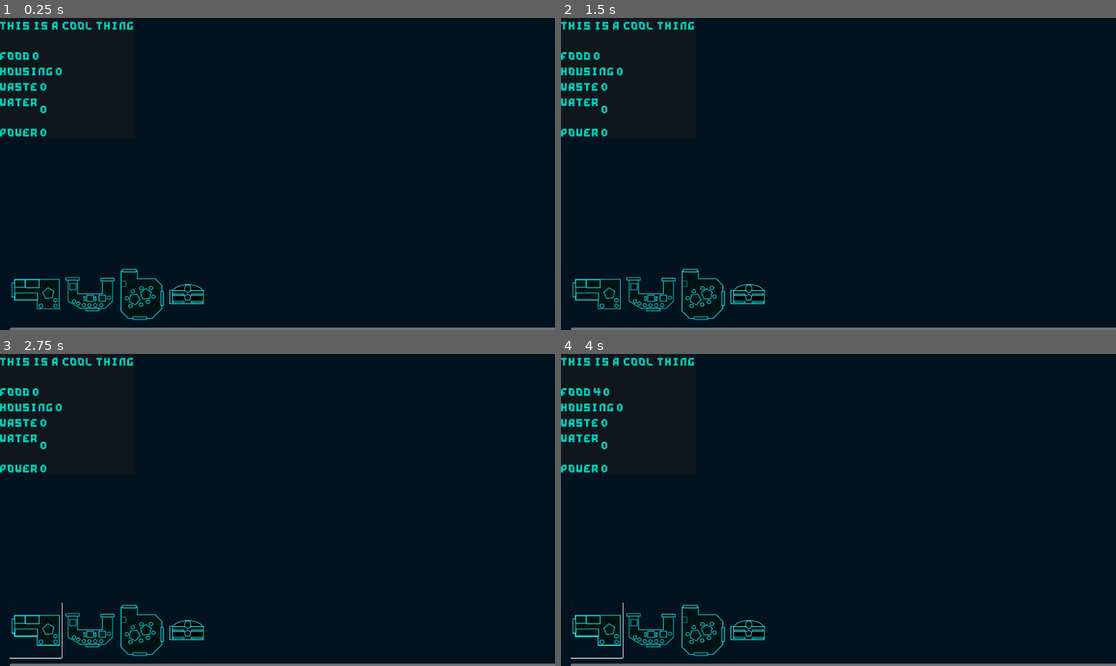
Above: before the commit, frames 1-4 (two rows, left to right).
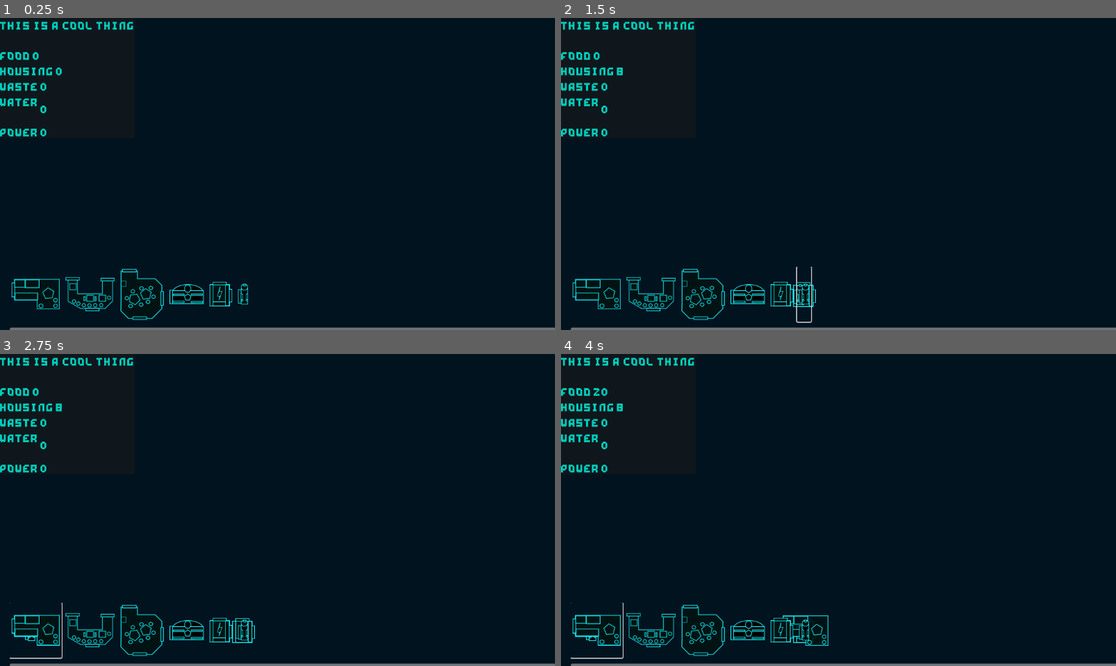
Above: after the commit, the same moments.

Repository: RavenRandomz/nasa-hackthon-2025
Game: Godot game, scene res://level/editor/editor.tscn
Two runs of this game, one before a commit and one after it. Both use one fixed random seed, a clock stepped at 60 frames per second and the inputs below. This scene is started directly instead of the project's main scene.
Inputs (mouse positions are in pixels of both pictures, inside the frame that each line leads up to; where the layout moved, square brackets give the same spot in the first picture):
- Up to frame 1 (0.25 s): no input
- Up to frame 2 (1.5 s): click (783, 295) at 0.52 s; click (805, 295) at 1.27 s
- Up to frame 3 (2.75 s): click (33, 631) at 2 s
- Up to frame 4 (4 s): click (805, 631) [594, 631] at 2.75 s; click (594, 631) at 3.52 s

The runs differ from the first frame. In frame 1, 0.3% of the frame differs, in the area x 37-45%, y 84-93%; in frame 2, 0.6%; in frame 3, 0.5%; in frame 4, 0.6%, in the area x 2-49%, y 10-94%.

Commit message:
feat(Editor): Add new module types

Diff:
--- a/level/editor/editor.tscn
+++ b/level/editor/editor.tscn
@@ -12,6 +12,10 @@
 [ext_resource type="Script" uid="uid://bi6tchch3rdwi" path="res://level/editor/display.gd" id="10_nu1e8"]
 [ext_resource type="Texture2D" uid="uid://dqo4ox8uknrmb" path="res://scene/module/bunk/bunk.png" id="10_pf2um"]
 [ext_resource type="PackedScene" uid="uid://dsokj3swxmhtj" path="res://scene/module/bunk/bunk.tscn" id="11_v1b7q"]
+[ext_resource type="Texture2D" uid="uid://dfehayad7jsk" path="res://scene/module/power/power.png" id="12_rsvct"]
+[ext_resource type="PackedScene" uid="uid://cittkfxc7uii4" path="res://scene/module/power/power.tscn" id="13_ideg8"]
+[ext_resource type="Texture2D" uid="uid://dkklbrlvkj78u" path="res://scene/module/endcap/endcap.png" id="14_544mu"]
+[ext_resource type="PackedScene" uid="uid://dypkimuptyhst" path="res://scene/module/endcap/endcap.tscn" id="15_xt1av"]
 
 [sub_resource type="Theme" id="Theme_4o2sj"]
 Button/colors/font_color = Color(0, 0.68235296, 0.65882355, 1)
@@ -79,6 +83,20 @@
 icon = ExtResource("10_pf2um")
 flat = true
 _scene_to_spawn = ExtResource("11_v1b7q")
+_spawn_into = NodePath("../../../../Shipspace")
+
+[node name="Power" parent="VSplitContainer/MarginContainer/ScrollContainer/HFlowContainer2" node_paths=PackedStringArray("_spawn_into") instance=ExtResource("1_imcdt")]
+layout_mode = 2
+icon = ExtResource("12_rsvct")
+flat = true
+_scene_to_spawn = ExtResource("13_ideg8")
+_spawn_into = NodePath("../../../../Shipspace")
+
+[node name="Power2" parent="VSplitContainer/MarginContainer/ScrollContainer/HFlowContainer2" node_paths=PackedStringArray("_spawn_into") instance=ExtResource("1_imcdt")]
+layout_mode = 2
+icon = ExtResource("14_544mu")
+flat = true
+_scene_to_spawn = ExtResource("15_xt1av")
 _spawn_into = NodePath("../../../../Shipspace")
 
 [node name="MarginContainer" type="MarginContainer" parent="." node_paths=PackedStringArray("_food_label", "_housing_label", "_waste_label", "_water_label", "_power_label")]
Not shown: 1 places in level/editor/editor.tscn that only renumber resources
